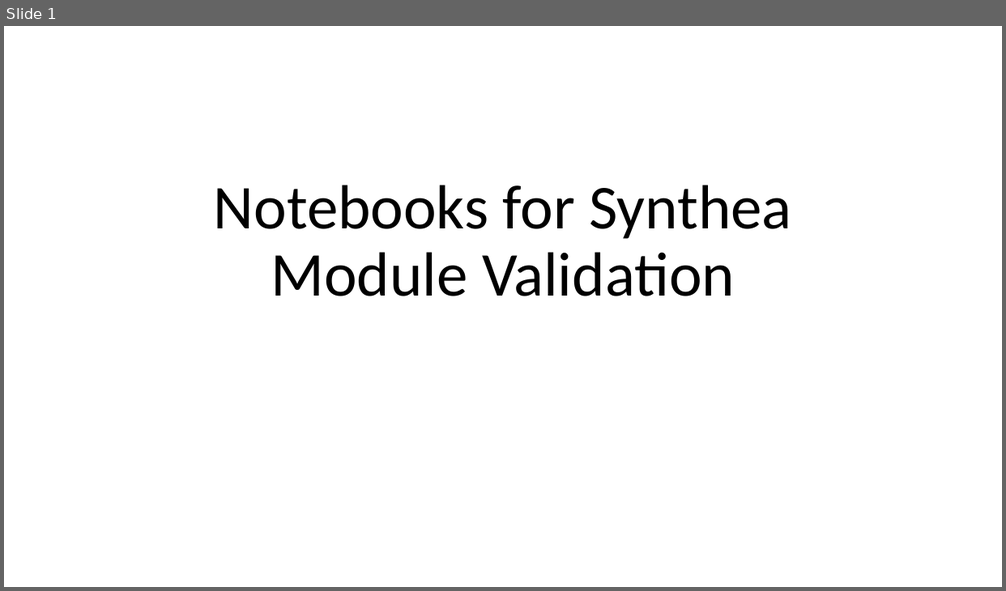
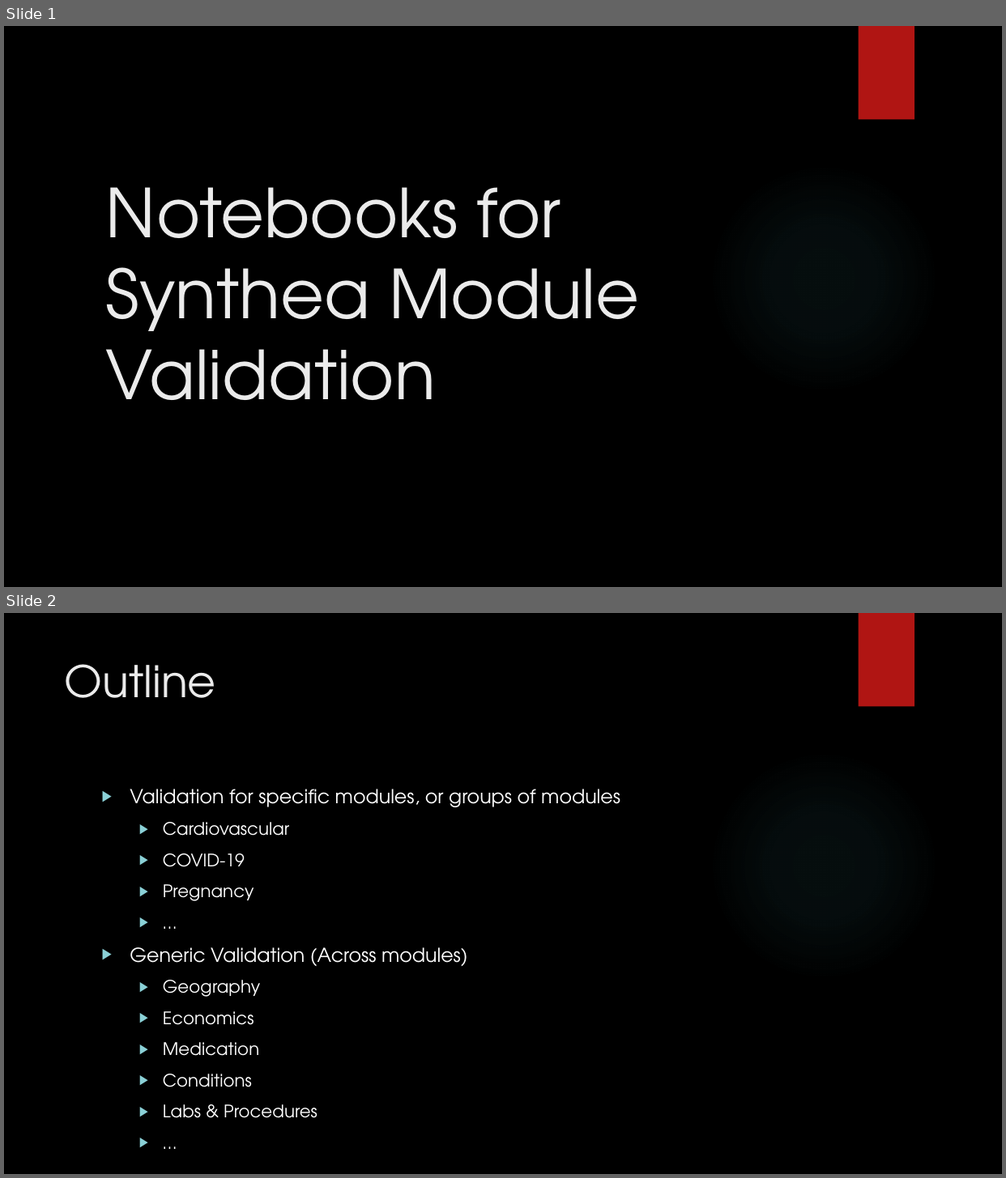
Before and after one commit to synthetichealth/module-validation, a slide deck: notebook-ideas.pptx. Shown one above the other, each under a label of ours: slide 1 before the commit, slides 1 and 2 after it. The pictures are 1006x591 and 1006x1178 pixels, drawn with LibreOffice and Linux fonts; fonts in the diff are those of the drawing; background and template pictures are left out. Boxes give left, top, right and bottom in pixels: in the first picture for what was removed or moved away, otherwise in the second. Text is boxed around its words. In the diff, an @@ line names an element or a change of style, - is before the commit and + after.

Commit message:
updated notebook ideas ppt.

```diff
--- a/notebook-ideas.pptx
+++ b/notebook-ideas.pptx
@@ slide 2 added at box(4, 613, 1002, 1174), background picture (left out); not listed: 2 template elements that a slide beside it also shows @@
@@ title added at box(65, 664, 216, 698), 42 pt, text #EBEBEB @@
+Outline
@@ text added at box(130, 789, 620, 1118), 16.6 pt, text #FFFFFF @@
+▶ Validation for specific modules, or groups of modules
+  ▶ Cardiovascular
+  ▶ COVID-19
+  ▶ Pregnancy
+  ▶ …
+▶ Generic Validation (Across modules)
+  ▶ Geography
+  ▶ Economics
+  ▶ Medication
+  ▶ Conditions
+  ▶ Labs & Procedures
+  ▶ …
@@ slide 1 changed as well @@
@@ background #FFFFFF to picture (left out) @@
@@ rectangle added at box(859, 26, 914, 120), fill #B01513 @@
@@ title "Notebooks for Synthea Module Validation": place and size @@
-title "Notebooks for Synthea Module Validation" at box(214, 185, 791, 297)
+title "Notebooks for Synthea Module Validation" at box(106, 187, 639, 400)
@@ title "Notebooks for Synthea Module Validation" at box(106, 187, 639, 400): size 60 to 64.8 pt, font Calibri to TeX Gyre Adventor, text colour #000000 to #EBEBEB; alignment centre to left; line spacing 0.9 to 1 @@
@@ ellipse added at box(709, 163, 939, 394), fill gradient #50B9C1 @@
```
Also in this commit, not shown: 2 other slides changed, 8 other slides added, 1 slide removed, 1 other file.
